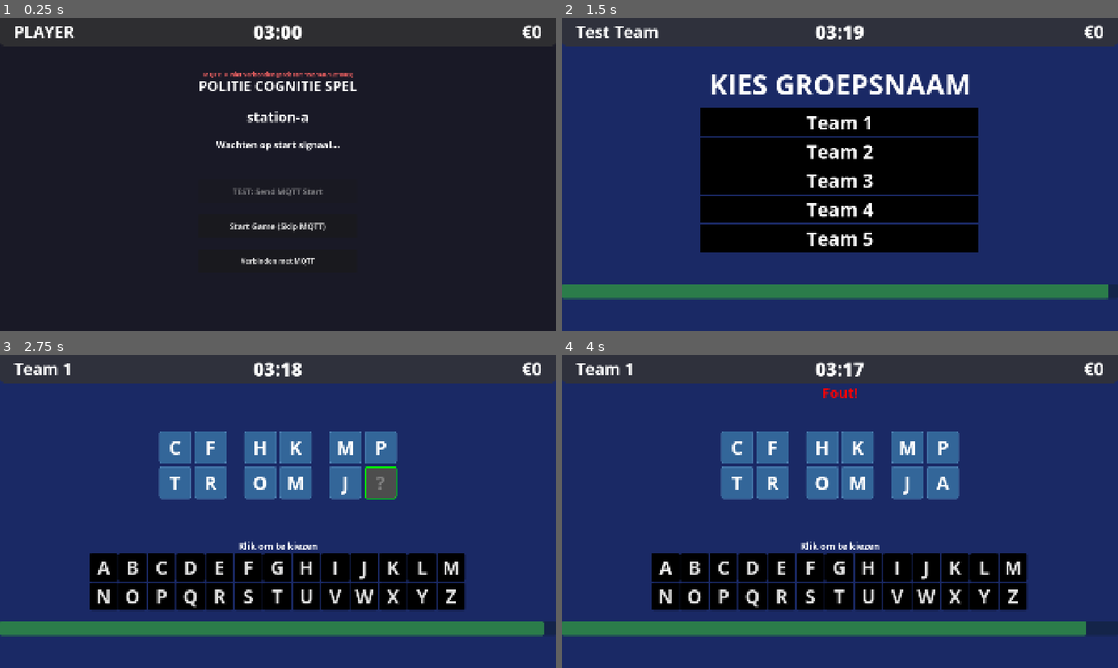
Above: before the commit, frames 1-4 (two rows, left to right).
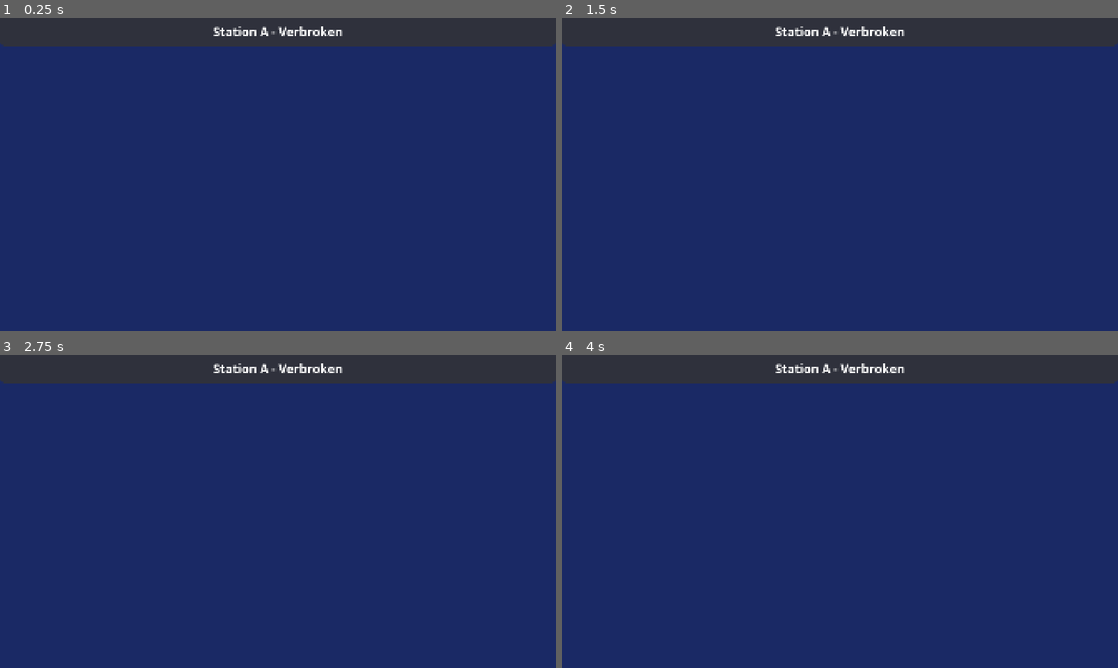
Above: after the commit, the same moments.

Repository: EscaperoomDesigner/erd-politie-station-a
Game: Godot game, scene res://main.tscn
Two runs of this game, one before a commit and one after it. Both use one fixed random seed, a clock stepped at 60 frames per second and the inputs below.
Inputs (mouse positions are in pixels of both pictures, inside the frame that each line leads up to):
- Up to frame 1 (0.25 s): no input
- Up to frame 2 (1.5 s): click (840, 262) at 0.5 s, where only the run before the commit has a clickable "Verbinden met MQTT"; click (840, 227) at 1.25 s, where only the run before the commit has a clickable "Start Game (Skip MQTT)"
- Up to frame 3 (2.75 s): click (278, 458) at 2 s, where only the run before the commit has a clickable "Team 1"
- Up to frame 4 (4 s): click (940, 483) at 2.77 s; click (667, 567) at 3.5 s, where only the run before the commit has a clickable "A"

The runs differ from the first frame. In frame 1, 92% of the frame differs, in the area x 0-100%, y 2-100%; in frame 2, 30%; in frame 3, 25%; in frame 4, 25%.

Commit message:
Revamp setup and GO screens UI and logic
Redesigned the setup and GO screens to match Station-B's UI and behavior. Added a top bar with team, timer, and score display, and implemented a loading spinner animation on the setup screen. The GO screen now shows a 60-second timeout and displays 00:00 in the timer. Removed test, skip, and connect buttons from the setup screen, and updated overlay logic to show or hide the top bar as needed. Minor color and font adjustments were made for consistency.

Diff:
--- a/global/mqtt_manager.gd
+++ b/global/mqtt_manager.gd
@@ -295,16 +295,6 @@
 			# Client is in connecting/connected state but we don't know about it
 			# This shouldn't normally happen, but let's handle it
 			print("MQTTManager: Client state sync - appears to be connecting/connected")
-
-		# Additional check: Verify socket health when we think we're connected
-		if mqtt_connected and actual_connection_mode == 20:  # BCM_CONNECTED = 20
-			var socket_ok = _check_socket_health()
-			if not socket_ok:
-				print("MQTTManager: Socket health check failed - forcing disconnect")
-				mqtt_client.disconnect_from_server()
-				mqtt_connected = false
-				is_reconnecting = false
-				reconnect_timer = 0.0
 
 	if not auto_reconnect:
 		return
--- a/global/overlay.gd
+++ b/global/overlay.gd
@@ -7,6 +7,7 @@
 @onready var team_name_label = %TeamNameLabel
 @onready var timer_label = %TimerLabel
 @onready var timer_node: Timer = %GameTimer
+@onready var top_bar = $TopBar
 
 # Score animation variables
 var displayed_score: int = 0
@@ -24,6 +25,12 @@
 	# Initialize display
 	update_score(GameManager.score)
 	update_player_name(GameManager.player_name)
+
+
+func set_topbar_visible(visible: bool):
+	"""Show or hide the top bar (for setup/finish screens)"""
+	if top_bar:
+		top_bar.visible = visible
 
 
 
--- a/scenes/go_screen.gd
+++ b/scenes/go_screen.gd
@@ -1,27 +1,31 @@
 extends Control
 
-# GO GO GO screen shown after game ends
-# Displays for 10 seconds then returns to setup screen
+# GO GO GO screen shown after game ends (matching Station-B finish state)
+# Displays team name, timer (00:00), and score in topbar
+# Auto-returns to setup screen after 60 seconds if no new game starts
 
 @onready var go_label: Label = %GoLabel
 @onready var timer_label: Label = %TimerLabel
 @onready var go_timer: Timer = %GoTimer
 
-var countdown_duration: float = 10.0
+var elapsed_time: float = 0.0
+var timeout_duration: float = 60.0  # 60 seconds to match Station-B
 
 
 func _ready():
 	print("GoScreen: Initialized")
-	# Get go screen time from config
-	countdown_duration = ConfigManager.get_go_screen_time()
-	print("GoScreen: Duration set to %d seconds" % countdown_duration)
 
-	# Configure and start GOTimer
+	# Show overlay topbar on GO screen with team/score/timer info
+	if has_node("/root/Overlay"):
+		get_node("/root/Overlay").set_topbar_visible(true)
+
+	# Reset elapsed time
+	elapsed_time = 0.0
+
+	# Configure and start GOTimer (for MQTT start detection, not for timeout)
 	if go_timer:
-		go_timer.wait_time = countdown_duration
-		go_timer.one_shot = true
-		go_timer.timeout.connect(_return_to_setup)
-		go_timer.start()
+		# We'll handle timeout ourselves in _process
+		go_timer.stop()
 
 	# Connect to MQTTManager signals to listen for new game start
 	if MQTTManager:
@@ -30,11 +34,19 @@
 	else:
 		print("GoScreen: ERROR - MQTTManager not found!")
 
+	# Update timer display to show 00:00
+	if timer_label:
+		timer_label.text = "00:00"
 
-func _process(_delta: float):
-	# Update timer label with remaining time
-	if go_timer and go_timer.time_left > 0 and timer_label:
-		timer_label.text = "Volgende ronde begint over: %d" % ceil(go_timer.time_left)
+
+func _process(delta: float):
+	# Update elapsed time
+	elapsed_time += delta
+
+	# Check for timeout (60 seconds)
+	if elapsed_time >= timeout_duration:
+		print("GoScreen: 60 second timeout reached - returning to setup screen")
+		_return_to_setup()
 
 
 func _return_to_setup():
--- a/scenes/go_screen.tscn
+++ b/scenes/go_screen.tscn
@@ -25,7 +25,7 @@
 anchor_bottom = 1.0
 grow_horizontal = 2
 grow_vertical = 2
-color = Color(0, 0.2, 0.4, 1)
+color = Color(0.101961, 0.160784, 0.396078, 1)
 
 [node name="CenterContainer" type="CenterContainer" parent="."]
 layout_mode = 1
@@ -42,7 +42,8 @@
 [node name="GoLabel" type="Label" parent="CenterContainer/VBoxContainer"]
 unique_name_in_owner = true
 layout_mode = 2
-theme_override_font_sizes/font_size = 200
+theme_override_colors/font_color = Color(1, 1, 1, 1)
+theme_override_font_sizes/font_size = 150
 text = "GO GO GO!"
 horizontal_alignment = 1
 vertical_alignment = 1
@@ -50,7 +51,8 @@
 [node name="TimerLabel" type="Label" parent="CenterContainer/VBoxContainer"]
 unique_name_in_owner = true
 layout_mode = 2
-theme_override_font_sizes/font_size = 48
-text = "Volgende ronde begint over: 10"
+theme_override_colors/font_color = Color(1, 1, 1, 1)
+theme_override_font_sizes/font_size = 45
+text = "00:00"
 horizontal_alignment = 1
 vertical_alignment = 1
--- a/scenes/setup_screen.gd
+++ b/scenes/setup_screen.gd
@@ -1,22 +1,21 @@
 extends Control
 
-# Setup screen that waits for MQTT start message
-# Also includes test button to manually trigger start
+# Setup screen that waits for MQTT start message (matching Station-B waiting state)
 
 @onready var status_label: Label = %StatusLabel
 @onready var waiting_label: Label = %WaitingLabel
-@onready var test_button: Button = %TestButton
-@onready var skip_button: Button = %SkipButton
-@onready var connect_button: Button = %ConnectButton
-@onready var connection_label: Label = %ConnectionLabel
+@onready var spinner_drawer: Control = %SpinnerDrawer
 
-
-var waiting_dots: int = 0
-var dot_timer: float = 0.0
+# Spinner animation
+var loading_angle: float = 0.0
 
 
 func _ready():
 	print("SetupScreen: Initialized")
+
+	# Hide the overlay topbar on the setup screen
+	if has_node("/root/Overlay"):
+		get_node("/root/Overlay").set_topbar_visible(false)
 
 	# Connect to MQTTManager signals
 	if MQTTManager:
@@ -25,50 +24,69 @@
 	else:
 		print("SetupScreen: ERROR - MQTTManager not found!")
 
-	# Connect buttons
-	if test_button:
-		test_button.pressed.connect(_on_test_button_pressed)
-	if skip_button:
-		skip_button.pressed.connect(_on_skip_button_pressed)
-	if connect_button:
-		connect_button.pressed.connect(_on_connect_button_pressed)
+	# Connect spinner drawer's draw function
+	if spinner_drawer:
+		spinner_drawer.draw.connect(_draw_spinner)
 
 
 func _process(delta: float):
-	# Animate waiting dots
-	dot_timer += delta
-	if dot_timer >= 0.5:
-		dot_timer = 0.0
-		waiting_dots = (waiting_dots + 1) % 4
-		_update_waiting_text()
+	# Update loading spinner rotation (180 degrees per second)
+	loading_angle += 180.0 * delta
+	if loading_angle >= 360.0:
+		loading_angle -= 360.0
 
 	# Update connection status
 	if MQTTManager:
 		_update_connection_status()
 
-
-func _update_waiting_text():
-	if waiting_label:
-		var dots = ".".repeat(waiting_dots)
-		waiting_label.text = "Wachten op start signaal" + dots
+	# Trigger redraw for spinner animation
+	if spinner_drawer:
+		spinner_drawer.queue_redraw()
 
 
 func _update_connection_status():
-	if connection_label and MQTTManager:
+	if status_label and MQTTManager:
 		if MQTTManager.mqtt_connected:
-			connection_label.text = "MQTT: ✓ Verbonden (%s:%d)" % [MQTTManager.BROKER_IP, MQTTManager.BROKER_PORT]
-			connection_label.add_theme_color_override("font_color", Color(0.3, 1.0, 0.3))
+			status_label.text = "Station A - Verbonden"
+			status_label.add_theme_color_override("font_color", Color.WHITE)
 		else:
-			connection_label.text = "MQTT: ✗ Niet verbonden (probeer: %s:%d)" % [MQTTManager.BROKER_IP, MQTTManager.BROKER_PORT]
-			connection_label.add_theme_color_override("font_color", Color(1.0, 0.4, 0.4))
+			status_label.text = "Station A - Verbroken"
+			status_label.add_theme_color_override("font_color", Color.WHITE)
 
-		# Enable test button only when connected
-		if test_button:
-			test_button.disabled = not MQTTManager.mqtt_connected
+	if waiting_label and MQTTManager:
+		if MQTTManager.mqtt_connected:
+			waiting_label.text = "wachten op start signaal..."
+			waiting_label.visible = true
+			waiting_label.add_theme_color_override("font_color", Color.WHITE)
+		else:
+			waiting_label.visible = false
 
-		# Show/hide connect button based on connection
-		if connect_button:
-			connect_button.visible = not MQTTManager.mqtt_connected
+
+func _draw_spinner():
+	"""Draw the loading spinner (only when connected)"""
+	if MQTTManager and MQTTManager.mqtt_connected and waiting_label and waiting_label.visible:
+		# Get center position below waiting text
+		var center_x = spinner_drawer.size.x / 2
+		var center_y = spinner_drawer.size.y / 2 + 120
+
+		# Spinner properties (matching Station-B)
+		var radius = 40
+		var thickness = 6
+		var num_segments = 30
+
+		var start_angle_rad = deg_to_rad(loading_angle)
+		var end_angle_rad = deg_to_rad(loading_angle + 270)
+
+		var points: PackedVector2Array = []
+		for i in range(num_segments + 1):
+			var t = float(i) / float(num_segments)
+			var angle = start_angle_rad + (end_angle_rad - start_angle_rad) * t
+			var x = center_x + radius * cos(angle)
+			var y = center_y + radius * sin(angle)
+			points.append(Vector2(x, y))
+
+		if points.size() > 1:
+			spinner_drawer.draw_polyline(points, Color.WHITE, thickness)
 
 
 func _on_mqtt_start_received():
@@ -77,52 +95,3 @@
 
 	# Change to game scene
 	get_tree().change_scene_to_file("uid://bo3qkm2gv7u7v")
-
-
-func _on_test_button_pressed():
-	"""Test button to manually send MQTT start message"""
-	print("SetupScreen: Test button pressed - sending start message")
-
-	if MQTTManager and MQTTManager.mqtt_connected:
-		# Send a test start message
-		var test_payload = {
-			"team": {
-				"name": "Test Team",
-				"score": 0
-			},
-			"time": ConfigManager.get_default_game_time()
-		}
-		var json_payload = JSON.stringify(test_payload)
-
-		# Publish to the start topic
-		MQTTManager.mqtt_client.publish(MQTTManager.topic_start, json_payload)
-		print("SetupScreen: Test start message sent")
-	else:
-		print("SetupScreen: Cannot send test message - not connected to MQTT")
-
-
-func _on_skip_button_pressed():
-	"""Skip button to directly start the game without MQTT"""
-	print("SetupScreen: Skip button pressed - starting game directly")
-
-	# Set up GameManager with default values
-	GameManager.set_player_name("Test Team")
-	GameManager.set_score(0)
-	# Only start timer if it's not already running
-	if not GameManager.timer_running:
-		GameManager.start_timer(ConfigManager.get_default_game_time())
-	GameManager.start_game()
-
-	# Change to game scene
-	get_tree().change_scene_to_file("uid://bo3qkm2gv7u7v")
-
-
-func _on_connect_button_pressed():
-	"""Connect button to manually trigger MQTT connection"""
-	print("SetupScreen: Connect button pressed - attempting MQTT connection")
-
-	if MQTTManager:
-		MQTTManager.connect_to_broker()
-		connection_label.text = "MQTT: Verbinding maken..."
-	else:
-		print("SetupScreen: ERROR - MQTTManager not found!")
--- a/scenes/setup_screen.tscn
+++ b/scenes/setup_screen.tscn
@@ -1,7 +1,12 @@
-[gd_scene load_steps=3 format=3 uid="uid://c8l3yqs7hfmxr"]
+[gd_scene load_steps=4 format=3 uid="uid://c8l3yqs7hfmxr"]
 
 [ext_resource type="Script" uid="uid://dux8xs3t02d8e" path="res://scenes/setup_screen.gd" id="1_setup"]
 [ext_resource type="Theme" uid="uid://jdnk88f80sos" path="res://assets/politie_theme.tres" id="2_theme"]
+
+[sub_resource type="StyleBoxFlat" id="StyleBoxFlat_topbar"]
+bg_color = Color(0.2, 0.2, 0.2, 0.8235294)
+corner_radius_bottom_right = 16
+corner_radius_bottom_left = 16
 
 [node name="SetupScreen" type="Control"]
 layout_mode = 3
@@ -20,81 +25,63 @@
 anchor_bottom = 1.0
 grow_horizontal = 2
 grow_vertical = 2
-color = Color(0.1, 0.1, 0.15, 1)
+color = Color(0.101961, 0.160784, 0.396078, 1)
 
-[node name="CenterContainer" type="CenterContainer" parent="."]
+[node name="TopBar" type="Panel" parent="."]
+custom_minimum_size = Vector2(1920, 96)
+layout_mode = 1
+anchors_preset = 10
+anchor_right = 1.0
+offset_bottom = 96.0
+grow_horizontal = 2
+theme_override_styles/panel = SubResource("StyleBoxFlat_topbar")
+
+[node name="StatusLabel" type="Label" parent="TopBar"]
+unique_name_in_owner = true
+layout_mode = 1
+anchors_preset = 8
+anchor_left = 0.5
+anchor_top = 0.5
+anchor_right = 0.5
+anchor_bottom = 0.5
+offset_left = -400.0
+offset_top = -21.0
+offset_right = 400.0
+offset_bottom = 21.0
+grow_horizontal = 2
+grow_vertical = 2
+theme_override_colors/font_color = Color(1, 1, 1, 1)
+theme_override_font_sizes/font_size = 42
+text = "Station A - Verbonden"
+horizontal_alignment = 1
+vertical_alignment = 1
+
+[node name="WaitingLabel" type="Label" parent="."]
+unique_name_in_owner = true
+layout_mode = 1
+anchors_preset = 8
+anchor_left = 0.5
+anchor_top = 0.5
+anchor_right = 0.5
+anchor_bottom = 0.5
+offset_left = -600.0
+offset_top = -60.0
+offset_right = 600.0
+offset_bottom = 60.0
+grow_horizontal = 2
+grow_vertical = 2
+theme_override_colors/font_color = Color(1, 1, 1, 1)
+theme_override_font_sizes/font_size = 72
+text = "wachten op start signaal..."
+horizontal_alignment = 1
+vertical_alignment = 1
+
+[node name="SpinnerDrawer" type="Control" parent="."]
+unique_name_in_owner = true
 layout_mode = 1
 anchors_preset = 15
 anchor_right = 1.0
 anchor_bottom = 1.0
 grow_horizontal = 2
 grow_vertical = 2
-
-[node name="VBoxContainer" type="VBoxContainer" parent="CenterContainer"]
-layout_mode = 2
-theme_override_constants/separation = 40
-
-[node name="StatusLabel" type="Label" parent="CenterContainer/VBoxContainer"]
-unique_name_in_owner = true
-layout_mode = 2
-theme_override_font_sizes/font_size = 48
-text = "POLITIE COGNITIE SPEL"
-horizontal_alignment = 1
-
-[node name="StationLabel" type="Label" parent="CenterContainer/VBoxContainer"]
-unique_name_in_owner = true
-layout_mode = 2
-theme_override_font_sizes/font_size = 48
-text = "station-a"
-horizontal_alignment = 1
-
-[node name="WaitingLabel" type="Label" parent="CenterContainer/VBoxContainer"]
-unique_name_in_owner = true
-layout_mode = 2
-theme_override_font_sizes/font_size = 32
-text = "Wachten op start signaal..."
-horizontal_alignment = 1
-
-[node name="Spacer" type="Control" parent="CenterContainer/VBoxContainer"]
-custom_minimum_size = Vector2(0, 20)
-layout_mode = 2
-
-[node name="TestButton" type="Button" parent="CenterContainer/VBoxContainer"]
-unique_name_in_owner = true
-custom_minimum_size = Vector2(400, 80)
-layout_mode = 2
-theme_override_font_sizes/font_size = 28
-disabled = true
-text = "TEST: Send MQTT Start"
-
-[node name="SkipButton" type="Button" parent="CenterContainer/VBoxContainer"]
-unique_name_in_owner = true
-custom_minimum_size = Vector2(400, 80)
-layout_mode = 2
-theme_override_font_sizes/font_size = 28
-text = "Start Game (Skip MQTT)"
-
-[node name="ConnectButton" type="Button" parent="CenterContainer/VBoxContainer"]
-unique_name_in_owner = true
-custom_minimum_size = Vector2(400, 80)
-layout_mode = 2
-theme_override_font_sizes/font_size = 24
-text = "Verbinden met MQTT"
-
-[node name="ConnectionLabel" type="Label" parent="."]
-unique_name_in_owner = true
-layout_mode = 1
-anchors_preset = 7
-anchor_left = 0.5
-anchor_top = 1.0
-anchor_right = 0.5
-anchor_bottom = 1.0
-offset_left = -150.0
-offset_top = -899.0
-offset_right = 150.0
-offset_bottom = -859.0
-grow_horizontal = 2
-grow_vertical = 0
-theme_override_font_sizes/font_size = 20
-text = "MQTT: Disconnected"
-horizontal_alignment = 1
+mouse_filter = 2
Binary file added: assets/top_bar.png
Not shown, added: assets/top_bar.png.import
Not shown, changed: build/station-a.arm64
